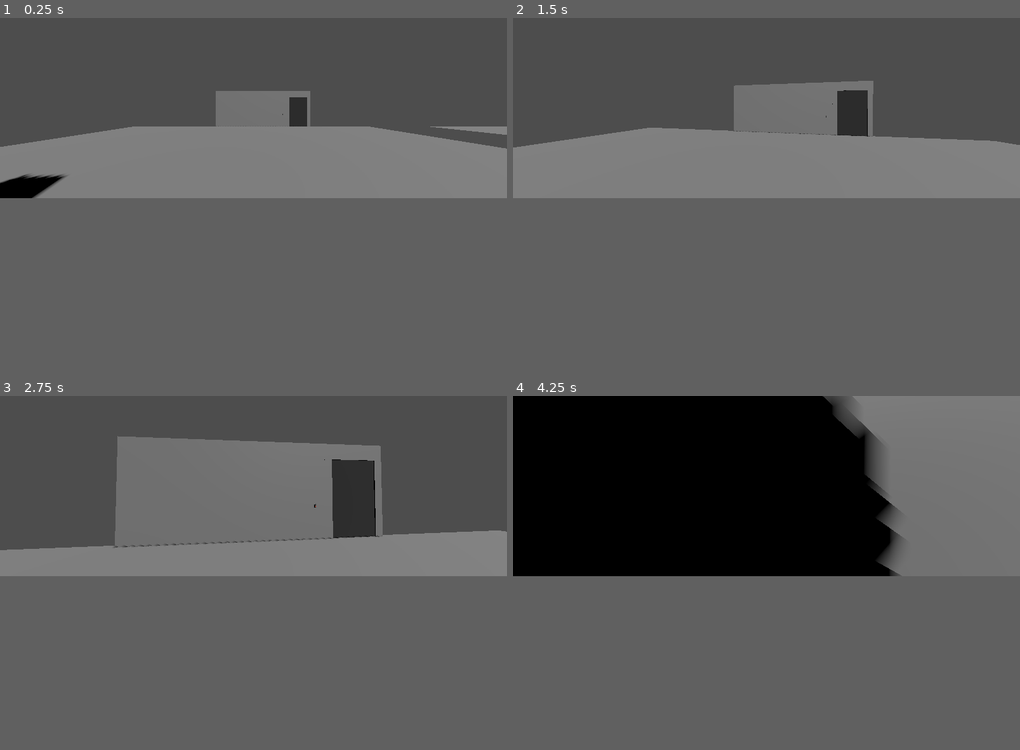
Above: before the commit, frames 1-4 (two rows, left to right).
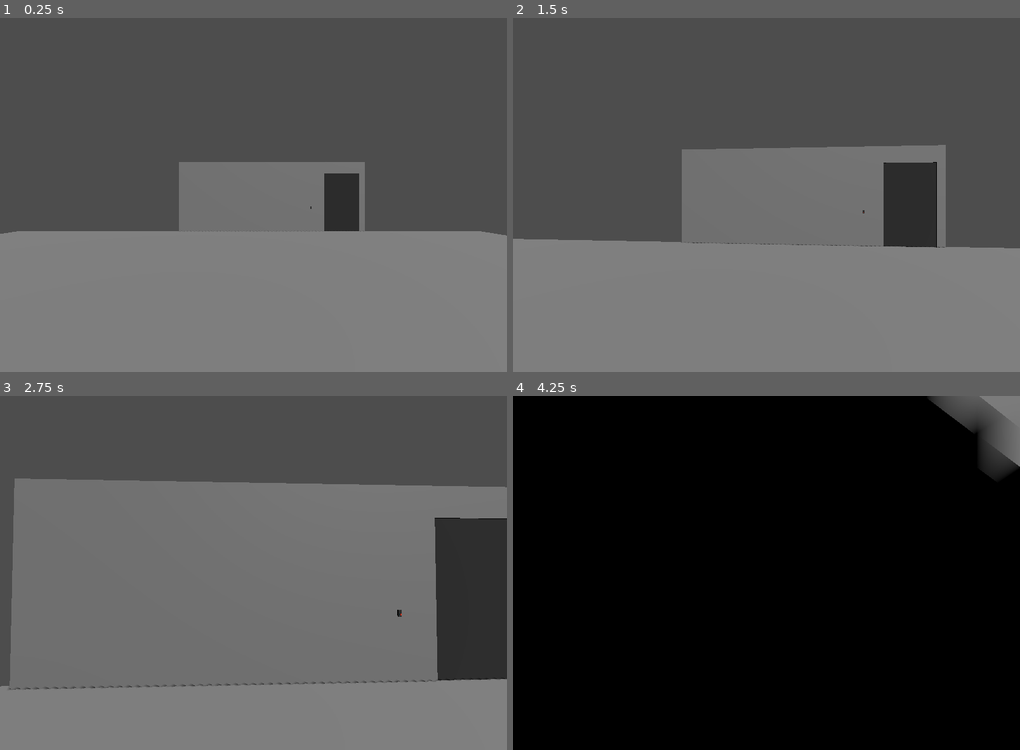
Above: after the commit, the same moments.

Repository: Shoofe/SemC
Game: Godot game, scene res://test_world.tscn
The game is run twice, just before and just after one commit, with the same random seed, the same clock (stepped at 60 frames per second) and the same inputs.
Inputs (mouse positions are in pixels of both pictures, inside the frame that each line leads up to):
- Up to frame 1 (0.25 s): no input
- Up to frame 2 (1.5 s): tap Enter at 0.5 s; move the mouse to (791, 106) at 0.52 s; hold W (UP) from 0.53 s (still down); tap F (F) at 0.6 s; click (791, 106) at 0.8 s; move the mouse to (741, 110) at 1.27 s; click (741, 110) at 1.35 s
- Up to frame 3 (2.75 s): keep holding W (UP); tap R (R) at 1.55, 2.1 s; move the mouse to (263, 484) at 2.02 s; tap G (G, bound only after the commit) at 2.3 s
- Up to frame 4 (4.25 s): keep holding W (UP); move the mouse to (761, 488) at 2.77 s; tap G (G, bound only after the commit) at 2.85 s; tap T (T, bound only after the commit) at 3.05, 3.6 s; move the mouse to (801, 488) at 3.52 s; tap F (F) at 3.8 s
In our replay, the window is 799x284 before the commit and 799x558 after it. These sizes can differ from the game's own. Grey fills any space a smaller window leaves; there, only what the larger window draws over its background counts as a difference.

The runs differ from the first frame. In frame 1, 24% of the frame differs, in the area x 0-100%, y 20-62%; in frame 2, 23%; in frame 3, 22%; in frame 4, 14%.

Commit message:
Fixed what was broken, broke what was working

Diff:
--- a/Classes/interactableRigid.gd
+++ b/Classes/interactableRigid.gd
@@ -24,30 +24,87 @@
 	"velocity":[]
 }
 
+var max_array_size = Global.rewind_seconds * Engine.physics_ticks_per_second
+var current_tick_offset = 0
+
+var frozen_last_frame = false
+
+
+
 #TODO: Implement freeze with rewind
+@warning_ignore("unused_parameter")
 func _physics_process(delta):
-	if not Global.rewinding and not Global.frozen:
-		if Global.rewind_seconds * Engine.physics_ticks_per_second == rewind_values["position"].size():
-			for key in rewind_values.keys():
-				rewind_values[key].pop_front()
+	Global.rewind_state = (rewind_values["position"].size()) / (max_array_size - 1)
+	#Each tick record values of the object into an array untill max_array_size if
+	#the games not in state Frozen or Rewind
+
+
+	if Global.exiting and not Global.playing:
+		print("Exiting")
+		Global.play()
+		linear_velocity = Vector3.ZERO
+		apply_impulse(rewind_values["velocity"][max_array_size - current_tick_offset - 1])
+		freeze = false
+		frozen_last_frame = false
+		Global.exiting = false
+		current_tick_offset = 0
+		for key in rewind_values:
+			rewind_values[key].clear()
+
+	if rewind_values["position"].size() == max_array_size:
+		for key in rewind_values:
+			rewind_values[key].pop_front()
+	if not Global.frozen and not Global.rewinding and current_tick_offset == 0:
 		rewind_values["position"].append(global_position)
-		rewind_values["rotation"].append(rotation)
+		rewind_values["rotation"].append(global_rotation)
 		rewind_values["velocity"].append(linear_velocity)
-	elif Global.rewinding:
-		compute_rewind(delta)
 
-func compute_rewind(tick: float):
-	var pos = rewind_values["position"].pop_back()
-	var rot = rewind_values["rotation"].pop_back()
-	if rewind_values["position"].is_empty() or not Global.rewinding:
-		global_position = pos
-		global_rotation = rot
-		linear_velocity = rewind_values["velocity"][0]
-		Global.rewinding = false
+	#If we just froze, freeze the object.
+	if Global.frozen and not frozen_last_frame:
+		freeze = true
+		frozen_last_frame = true
+
+	#If we just unfroze, unfreeze the object and apply the last recorded velocity at max_array_size
+	if not Global.frozen and frozen_last_frame and current_tick_offset == 0:
+		freeze = false
+		frozen_last_frame = false
+		linear_velocity = Vector3.ZERO
+		apply_impulse(rewind_values["velocity"][max_array_size - 1])
+
+	#If the current frame offset is > 0, then we have to replay the motion we rewound
+	if not Global.rewinding and not Global.frozen and current_tick_offset != 0:
+		replay()
+
+	#if we're rewinding, we just have to play the recorded motions backwards.
+	if Global.rewinding:
+		rewind()
+
+
+
+
+func rewind():
+	#To rewind we just move the object to the recorded position from rewind_values, offset by the frame
+	current_tick_offset += 1
+	if current_tick_offset == max_array_size:
+		#If we rewound to the beginning of the recording
+		Global.freeze()
+		frozen_last_frame = true
 		return
-	global_position = pos
-	global_rotation = rot
+	print(max_array_size, " ", rewind_values["position"].size())
+	global_position = rewind_values["position"][max_array_size - current_tick_offset - 1]
+	global_rotation = rewind_values["rotation"][max_array_size - current_tick_offset - 1]
 
+
+func replay():
+	current_tick_offset -= 1
+	if current_tick_offset == 0:
+		#If we rewound to the beginning of the recording
+		Global.play()
+		#Flush all
+		frozen_last_frame = false
+		return
+	global_position = rewind_values["position"][max_array_size - current_tick_offset - 1]
+	global_rotation = rewind_values["rotation"][max_array_size - current_tick_offset - 1]
 
 func interact():
 	_on_interacted()
--- a/Player/player.gd
+++ b/Player/player.gd
@@ -82,14 +82,23 @@
 
 func _input(event):
 	#Time freeze logic.
-	if Input.is_action_just_pressed("F"):
-		Global.freeze()
-		if current_target != null:
-			stop_interaction()
-	if Input.is_action_just_pressed("R"):
-		Global.rewind()
-		if current_target != null:
-			stop_interaction()
+	if Global.rewind_state >= 1:
+		if Input.is_action_just_pressed("F"):
+			Global.freeze()
+			if current_target != null:
+				stop_interaction()
+		if Input.is_action_just_pressed("R"):
+			Global.rewind()
+			if current_target != null:
+				stop_interaction()
+		if Input.is_action_just_pressed("T"):
+			Global.play()
+			if current_target != null:
+				stop_interaction()
+		if Input.is_action_just_pressed("G"):
+			Global.exit()
+			if current_target != null:
+				stop_interaction()
 	#Throw on MOUSE2.
 	if Input.is_action_just_pressed("MOUSE2") and hold_item:
 		current_target.stop_interaction()
@@ -121,7 +130,7 @@
 			lock_mouse = current_target.disable_mouse
 			if current_target.focus_camera: camera_target = current_target.focus_camera_position
 		#Case if Interactable is RigidBody
-		if raycast.get_collider() is InteractableRigid and !Global.frozen:
+		if raycast.get_collider() is InteractableRigid:
 			current_target = raycast.get_collider()
 			current_target.interact()
 			hold_item = true
--- a/global.gd
+++ b/global.gd
@@ -1,17 +1,32 @@
 extends Node
 
-#Global variables and gamestates
+#Global variables for rewind
 var gravity = 9.8
 var frozen = false
 var rewinding = false
+var playing = true
+var exiting = false
 var rewind_seconds = 5.0
+var rewind_state = 0 # 0 - 1 where 1 is charged
 
 func rewind():
 	rewinding = true
 	frozen = false
-	print("Rewind: ", rewinding, "\nFrozen: ", frozen)
+	playing = false
+	print("Rewinding")
 
 func freeze():
 	frozen = true
 	rewinding = false
-	print("Rewind: ", rewinding, "\nFrozen: ", frozen)
+	playing = false
+	print("Frozen")
+
+
+func play():
+	playing = true
+	frozen = false
+	rewinding = false
+	print("Playing")
+
+func exit():
+	exiting = true
--- a/project.godot
+++ b/project.godot
@@ -21,7 +21,8 @@
 
 [display]
 
-window/size/viewport_width=1820
+window/size/viewport_width=860
+window/size/viewport_height=600
 
 [input]
 
@@ -90,6 +91,16 @@
 "events": [Object(InputEventKey,"resource_local_to_scene":false,"resource_name":"","device":-1,"window_id":0,"alt_pressed":false,"shift_pressed":false,"ctrl_pressed":false,"meta_pressed":false,"pressed":false,"keycode":0,"physical_keycode":82,"key_label":0,"unicode":114,"echo":false,"script":null)
 ]
 }
+T={
+"deadzone": 0.5,
+"events": [Object(InputEventKey,"resource_local_to_scene":false,"resource_name":"","device":-1,"window_id":0,"alt_pressed":false,"shift_pressed":false,"ctrl_pressed":false,"meta_pressed":false,"pressed":false,"keycode":0,"physical_keycode":84,"key_label":0,"unicode":116,"echo":false,"script":null)
+]
+}
+G={
+"deadzone": 0.5,
+"events": [Object(InputEventKey,"resource_local_to_scene":false,"resource_name":"","device":-1,"window_id":0,"alt_pressed":false,"shift_pressed":false,"ctrl_pressed":false,"meta_pressed":false,"pressed":false,"keycode":0,"physical_keycode":71,"key_label":0,"unicode":103,"echo":false,"script":null)
+]
+}
 
 [physics]
 
Not shown, changed: changelog.txt
